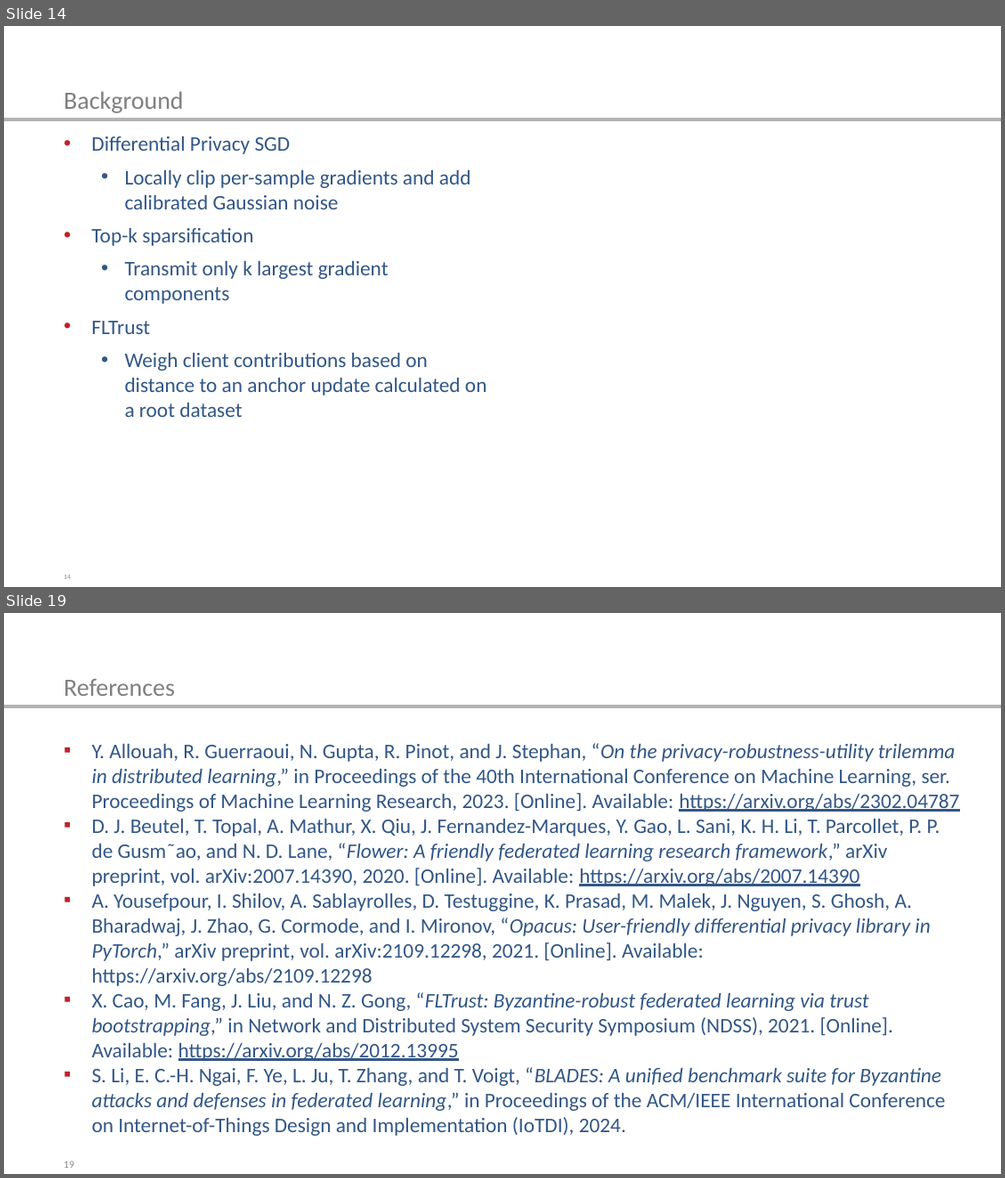
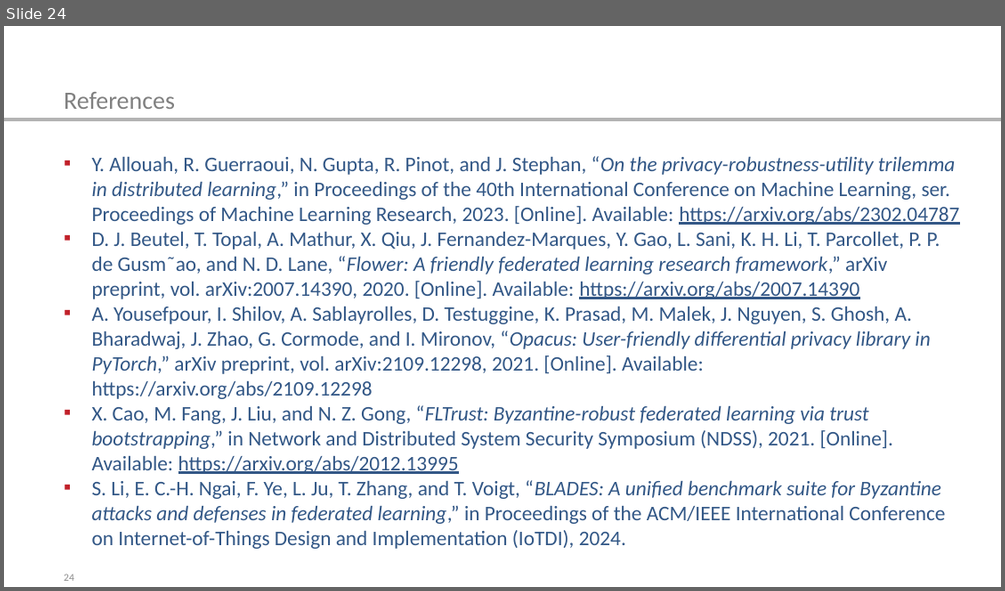
Before and after one commit to r-jschnoor/DPaDS, a slide deck: latex/final_presentation/DPaDS_final.pptx. Shown one above the other, each under a label of ours: slides 14 and 19 before the commit, slide 24 after it; the slides between them are not shown. The pictures are 1005x1178 and 1005x591 pixels, drawn with LibreOffice and Linux fonts; fonts in the diff are those of the drawing. Boxes give left, top, right and bottom in pixels: in the first picture for what was removed or moved away, otherwise in the second. Text is boxed around its words. In the diff, an @@ line names an element or a change of style, - is before the commit and + after.

```diff
--- a/latex/final_presentation/DPaDS_final.pptx
+++ b/latex/final_presentation/DPaDS_final.pptx
@@ slide 14 removed at (4,26,1001,587), background #FFFFFF; not listed: 1 template element that a slide beside it also shows @@
@@ title removed at (64,91,183,113) @@
-Background
@@ text removed at (91,136,487,417) @@
-• Differential Privacy SGD
-  • Locally clip per-sample gradients and add calibrated Gaussian noise
-• Top-k sparsification
-  • Transmit only k largest gradient components
-• FLTrust
-  • Weigh client contributions based on distance to an anchor update calculated on a root dataset
@@ page number removed at (64,574,71,579) @@
-14
@@ what was slide 19 is now slide 24 @@
@@ page number at (64,573,74,580): text changed @@
-19
+24
```
Also in this commit, not shown: 16 slides changed, 7 slides added, 8 other files.
